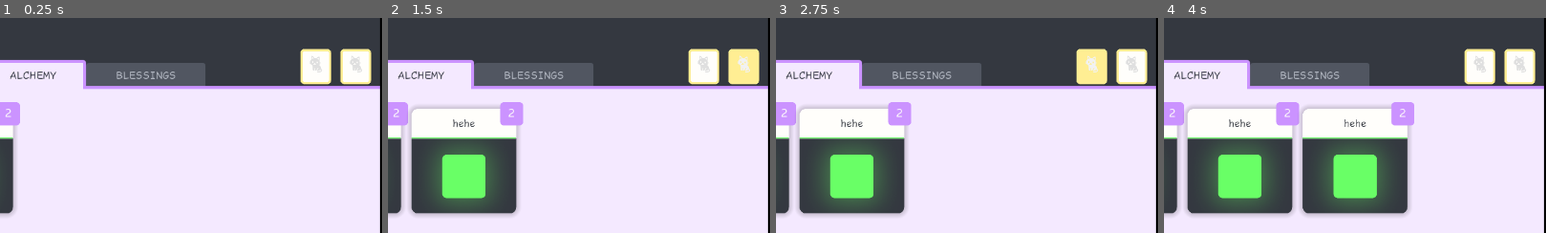
Above: before the commit, frames 1-4 (left to right).
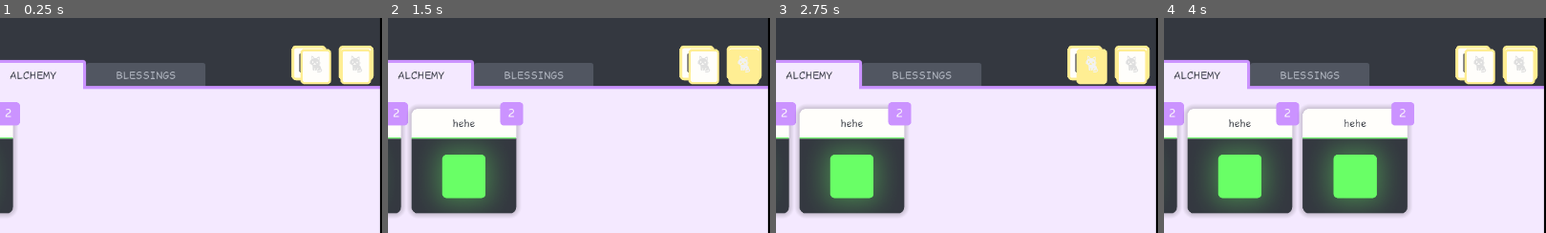
Above: after the commit, the same moments.

Repository: Logikable/GMTK2024
Game: Godot game, scene res://scenes/game.tscn
The game is run twice, just before and just after one commit, with the same random seed, the same clock (stepped at 60 frames per second) and the same inputs.
Inputs (mouse positions are % of the whole screen's width and height, from its top left):
- Up to frame 1 (0.25 s): no input
- Up to frame 2 (1.5 s): click "Create Card" at 0.5 s; click "🐈" at 1.25 s
- Up to frame 3 (2.75 s): click (56, 60) at 2 s, where only the run after the commit has a clickable "💾"
- Up to frame 4 (4 s): click (62, 60) at 2.75 s, where only the run after the commit has a clickable "📁"; click "Create Card" at 3.5 s
The pictures show only the part of the screen within x 15-65%, y 50-100%; the shares and areas given below are measured in that part.

The runs differ from the first frame. In frame 1, 0.9% of the frame differs, in the area x 76-98%, y 12-30%; in frame 2, 0.9%; in frame 3, 0.9%; in frame 4, 0.9%.

Commit message:
Add temporary save and load buttons.

Diff:
--- a/project.godot
+++ b/project.godot
@@ -18,6 +18,7 @@
 [autoload]
 
 Util="*res://scripts/util.gd"
+SaveFile="*res://scripts/save_file.gd"
 
 [debug]
 
--- a/scenes/game.tscn
+++ b/scenes/game.tscn
@@ -21,6 +21,43 @@
 [sub_resource type="LabelSettings" id="LabelSettings_sktip"]
 font = ExtResource("2_xktb0")
 font_size = 18
+
+[sub_resource type="SystemFont" id="SystemFont_ke74w"]
+subpixel_positioning = 0
+
+[sub_resource type="StyleBoxEmpty" id="StyleBoxEmpty_5pw3p"]
+
+[sub_resource type="StyleBoxFlat" id="StyleBoxFlat_3jagg"]
+bg_color = Color(1, 0.933333, 0.576471, 1)
+border_color = Color(1, 0.933333, 0.576471, 1)
+corner_radius_top_left = 25
+corner_radius_top_right = 25
+corner_radius_bottom_right = 25
+corner_radius_bottom_left = 25
+
+[sub_resource type="StyleBoxFlat" id="StyleBoxFlat_afv12"]
+bg_color = Color(1, 0.905882, 0.380392, 1)
+border_width_left = 15
+border_width_top = 15
+border_width_right = 15
+border_width_bottom = 15
+border_color = Color(1, 0.907, 0.38, 1)
+corner_radius_top_left = 25
+corner_radius_top_right = 25
+corner_radius_bottom_right = 25
+corner_radius_bottom_left = 25
+
+[sub_resource type="StyleBoxFlat" id="StyleBoxFlat_x6owc"]
+bg_color = Color(1, 0.996078, 0.984314, 1)
+border_width_left = 15
+border_width_top = 15
+border_width_right = 15
+border_width_bottom = 15
+border_color = Color(1, 0.933333, 0.576471, 1)
+corner_radius_top_left = 25
+corner_radius_top_right = 25
+corner_radius_bottom_right = 25
+corner_radius_bottom_left = 25
 
 [sub_resource type="Theme" id="Theme_d5wy5"]
 default_font = ExtResource("2_xktb0")
@@ -183,6 +220,67 @@
 offset_right = 229.0
 offset_bottom = 148.0
 text = "Create Card"
+
+[node name="ButtonsContainer" type="HBoxContainer" parent="LeftNode/GridNode"]
+layout_mode = 1
+anchors_preset = 3
+anchor_left = 1.0
+anchor_top = 1.0
+anchor_right = 1.0
+anchor_bottom = 1.0
+offset_left = -158.0
+offset_top = -79.0
+grow_horizontal = 0
+grow_vertical = 0
+theme_override_constants/separation = 0
+
+[node name="[TEMP]SaveButton" type="MarginContainer" parent="LeftNode/GridNode/ButtonsContainer"]
+layout_mode = 2
+theme_override_constants/margin_left = 10
+theme_override_constants/margin_top = 10
+theme_override_constants/margin_right = 10
+theme_override_constants/margin_bottom = 10
+
+[node name="ButtonParent" type="Control" parent="LeftNode/GridNode/ButtonsContainer/[TEMP]SaveButton"]
+custom_minimum_size = Vector2(59, 59)
+layout_mode = 2
+
+[node name="Button" type="Button" parent="LeftNode/GridNode/ButtonsContainer/[TEMP]SaveButton/ButtonParent"]
+layout_mode = 2
+offset_right = 195.0
+offset_bottom = 195.0
+scale = Vector2(0.3, 0.3)
+theme_override_fonts/font = SubResource("SystemFont_ke74w")
+theme_override_font_sizes/font_size = 120
+theme_override_styles/focus = SubResource("StyleBoxEmpty_5pw3p")
+theme_override_styles/hover = SubResource("StyleBoxFlat_3jagg")
+theme_override_styles/pressed = SubResource("StyleBoxFlat_afv12")
+theme_override_styles/normal = SubResource("StyleBoxFlat_x6owc")
+text = "💾"
+
+[node name="[TEMP]LoadButton" type="MarginContainer" parent="LeftNode/GridNode/ButtonsContainer"]
+layout_mode = 2
+theme_override_constants/margin_left = 10
+theme_override_constants/margin_top = 10
+theme_override_constants/margin_right = 10
+theme_override_constants/margin_bottom = 10
+
+[node name="ButtonParent" type="Control" parent="LeftNode/GridNode/ButtonsContainer/[TEMP]LoadButton"]
+custom_minimum_size = Vector2(59, 59)
+layout_mode = 2
+
+[node name="Button" type="Button" parent="LeftNode/GridNode/ButtonsContainer/[TEMP]LoadButton/ButtonParent"]
+layout_mode = 2
+offset_right = 195.0
+offset_bottom = 195.0
+scale = Vector2(0.3, 0.3)
+theme_override_fonts/font = SubResource("SystemFont_ke74w")
+theme_override_font_sizes/font_size = 120
+theme_override_styles/focus = SubResource("StyleBoxEmpty_5pw3p")
+theme_override_styles/hover = SubResource("StyleBoxFlat_3jagg")
+theme_override_styles/pressed = SubResource("StyleBoxFlat_afv12")
+theme_override_styles/normal = SubResource("StyleBoxFlat_x6owc")
+text = "📁"
 
 [node name="Menu" type="TabContainer" parent="LeftNode"]
 layout_mode = 2
@@ -331,4 +429,6 @@
 
 [connection signal="item_selected" from="LeftNode/GridNode/OptionButton" to="LeftNode/GridNode/Grid" method="_on_option_button_item_selected"]
 [connection signal="button_down" from="LeftNode/GridNode/Button" to="LeftNode/Menu" method="_on_button_button_down"]
+[connection signal="pressed" from="LeftNode/GridNode/ButtonsContainer/[TEMP]SaveButton/ButtonParent/Button" to="." method="_on_save_button_pressed"]
+[connection signal="pressed" from="LeftNode/GridNode/ButtonsContainer/[TEMP]LoadButton/ButtonParent/Button" to="." method="_on_load_button_pressed"]
 [connection signal="tab_changed" from="LeftNode/Menu" to="LeftNode/Menu" method="_on_tab_changed"]
--- a/scripts/game.gd
+++ b/scripts/game.gd
@@ -4,10 +4,12 @@
 @export var cps_label : Label
 @export var cubies_label : Label
 
-const BASE_CPS : Dictionary = { 0: 0.0, 1: 1.0, 2: 0.0, 3: 0.0 }
-const BASE_MULT : Dictionary = { 0: 0.0, 1: 1.0, 2: 2.0, 3: 1.1 }
+const BASE_CPS : Dictionary = { 0: 0.0, 1: 1.0, 2: 0.0, 3: 0.0, 4: 0.0 }
+const BASE_MULT : Dictionary = { 0: 0.0, 1: 1.0, 2: 2.0, 3: 1.1, 4: 0.0 }
 
 var cubies : float = 0
+# TODO: yellow cubie supercharges the grid.
+var last_supercharge : Time
 
 func cubies_per_second() -> float:
   var width = grid.grid_size
@@ -38,9 +40,26 @@
   return Util.sum(cps_per_tile)
 
 
+func save_data() -> Dictionary:
+  return {
+    'cubies': cubies,
+    'grid_size': grid.grid_size,
+    'grid_cubies': grid.grid_cubies,
+  }
+
+
+func load_data(data : Dictionary) -> void:
+  cubies = data.cubies
+  grid.set_grid_size(data.grid_size)
+  grid.set_grid_cubies(data.grid_cubies)
+
+
 # Called when the node enters the scene tree for the first time.
 func _ready() -> void:
   grid.set_grid_size(3)
+  # Test data only. Use the commented out code for the actual game.
+  grid.set_grid_cubies([0, 0, 2, 0, 1, 0, 3, 0, 1])
+  #grid.set_grid_cubies([0, 0, 0, 0, -1, 0, 0, 0, 0])
 
 
 # Called every frame. 'delta' is the elapsed time since the previous frame.
@@ -50,3 +69,12 @@
   # Display CPS with 1 decimal.
   cps_label.text = str(floor(cps * 10.0) / 10.0) + ' cubies/s'
   cubies_label.text = str(floor(cubies)) + ' cubies'
+
+
+func _on_save_button_pressed() -> void:
+  SaveFile.save(save_data())
+
+
+func _on_load_button_pressed() -> void:
+  if SaveFile.can_load():
+    load_data(SaveFile.load())
--- a/scripts/grid.gd
+++ b/scripts/grid.gd
@@ -21,7 +21,7 @@
 
 # grid_size is the number of tiles along one edge of the grid.
 var grid_size : int = 3
-var grid_cubies : Array[int] = [0, 0, 2, 0, 1, 0, 3, 0, 1]
+var grid_cubies : Array[int] = [0, 0, 0, 0, 0, 0, 0, 0, 0]
 
 
 # TODO: fix this function. This is horrible.
@@ -144,6 +144,12 @@
   grid_size_updated.emit(new_grid_size)
 
 
+func set_grid_cubies(cubies : Array) -> void:
+  assert(len(cubies) == grid_size ** 2)
+  for i in grid_size ** 2:
+    set_cubie(i, cubies[i])
+
+
 # Called when the node enters the scene tree for the first time.
 func _ready() -> void:
   pass
--- /dev/null
+++ b/scripts/save_file.gd
@@ -0,0 +1,37 @@
+extends Node
+
+
+const save_path : String = 'user://cubie.save'
+
+
+func save(data : Dictionary) -> void:
+  var save_file = FileAccess.open(save_path, FileAccess.WRITE)
+  var json_string : String = JSON.stringify(data)
+  save_file.store_line(json_string)
+
+
+func can_load() -> bool:
+  return FileAccess.file_exists(save_path)
+
+
+func load() -> Dictionary:
+  assert(can_load())
+  var save_file = FileAccess.open(save_path, FileAccess.READ)
+  var json_string : String = save_file.get_line()
+
+  var json = JSON.new()
+  var parse_result = json.parse(json_string)
+  if parse_result != OK:
+    print('JSON Parse Error: ', json.get_error_message(), " in ", json_string)
+    get_tree().quit()
+  return json.get_data()
+
+
+# Called when the node enters the scene tree for the first time.
+func _ready() -> void:
+  pass # Replace with function body.
+
+
+# Called every frame. 'delta' is the elapsed time since the previous frame.
+func _process(delta: float) -> void:
+  pass
Not shown: 1 places in scenes/game.tscn that only renumber resources
